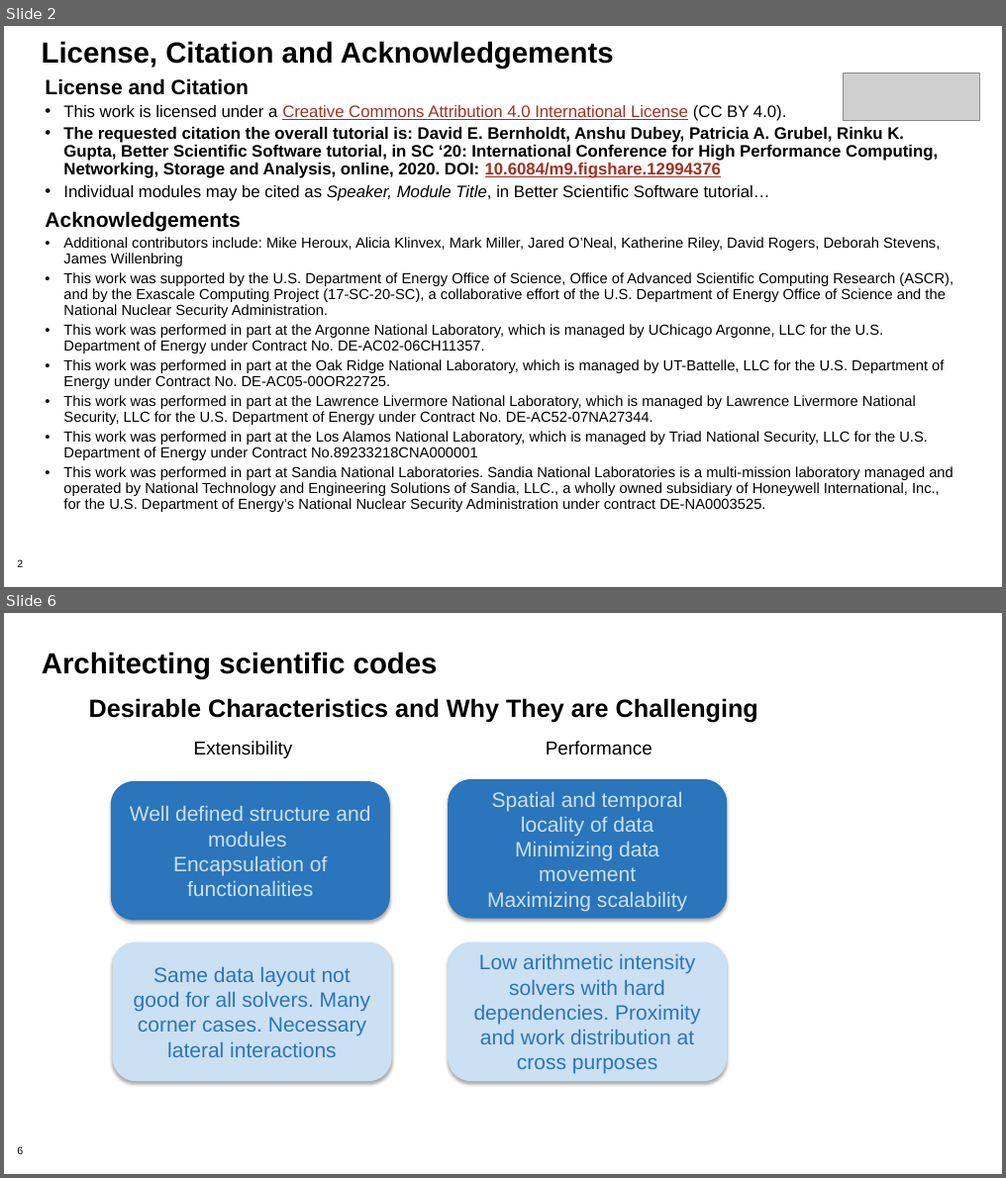
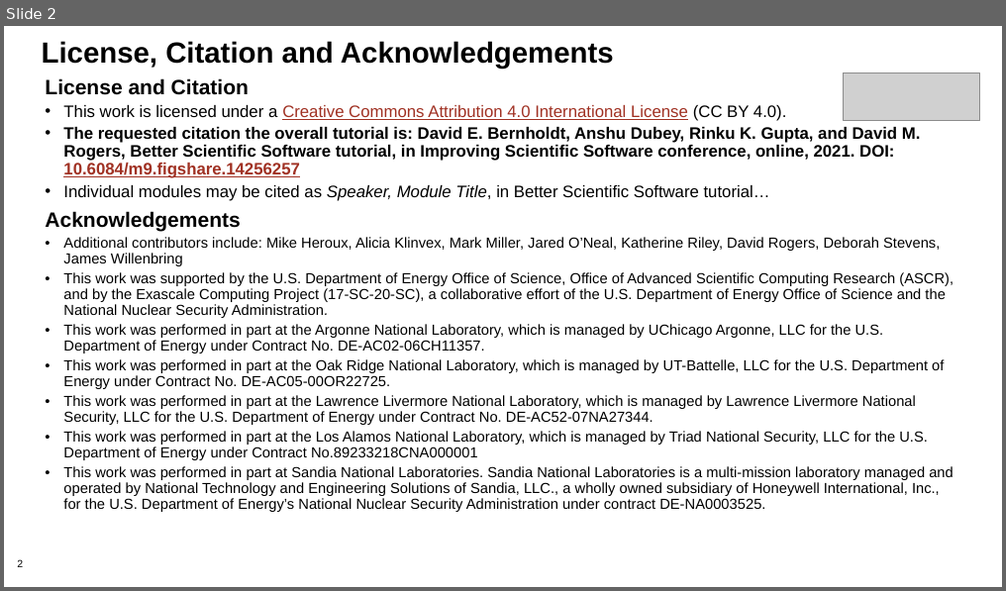
Before and after one commit to bssw-tutorial/presentations, a slide deck: design.pptx. Shown one above the other, each under a label of ours: slides 2 and 6 before the commit, slide 2 after it; the slides between them are not shown. The pictures are 1006x1178 and 1006x591 pixels, drawn with LibreOffice and Linux fonts; fonts in the diff are those of the drawing; grey boxes stand for pictures; background and template pictures are left out. Boxes give left, top, right and bottom in pixels: in the first picture for what was removed or moved away, otherwise in the second. Text is boxed around its words. In the diff, an @@ line names an element or a change of style, - is before the commit and + after.

Commit message:
Use ISS presentations as the starting point for ISC for most modules.

```diff
--- a/design.pptx
+++ b/design.pptx
@@ slide 6 removed at box(4, 613, 1002, 1174), background #FFFFFF; not listed: 1 template element that a slide beside it also shows @@
@@ title removed at box(42, 652, 438, 679) @@
-Architecting scientific codes
@@ text removed at box(89, 698, 758, 723) @@
-Desirable Characteristics and Why They are Challenging
@@ text removed at box(194, 741, 293, 759) @@
-Extensibility
@@ text removed at box(546, 741, 652, 756) @@
-Performance
@@ rounded rectangle removed at box(111, 781, 390, 921) @@
-Well defined structure and modules
-Encapsulation of functionalities
@@ rounded rectangle removed at box(448, 779, 727, 919) @@
-Spatial and temporal locality of data
-Minimizing data movement
-Maximizing scalability
@@ rounded rectangle removed at box(113, 943, 392, 1081) @@
-Same data layout not good for all solvers. Many corner cases. Necessary lateral interactions
@@ rounded rectangle removed at box(448, 943, 727, 1081) @@
-Low arithmetic intensity solvers with hard dependencies. Proximity and work distribution at cross purposes
@@ slide 2 changed as well @@
@@ text at box(63, 127, 921, 178): text changed @@
-• The requested citation the overall tutorial is: David E. Bernholdt, Anshu Dubey, Patricia A. Grubel, Rinku K. Gupta, Better Scientific Software tutorial, in SC ‘20: International Conference for High Performance Computing, Networking, Storage and Analysis, online, 2020. DOI: 10.6084/m9.figshare.12994376
+• The requested citation the overall tutorial is: David E. Bernholdt, Anshu Dubey, Rinku K. Gupta, and David M. Rogers, Better Scientific Software tutorial, in Improving Scientific Software conference, online, 2021. DOI: 10.6084/m9.figshare.14256257
```
Also in this commit, not shown: 3 other slides changed, 8 slides added, 15 other slides removed, 3 other files.
